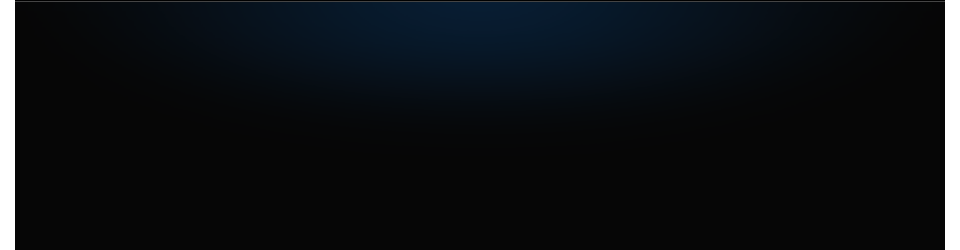
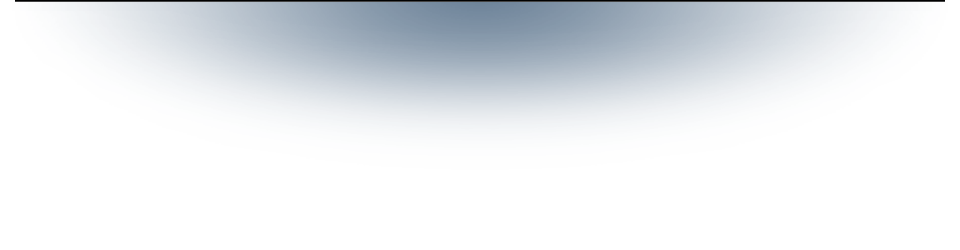
Revision of a layered (960, 250) image; what changed, layer by layer:
hid "Layer 1" over (15, 2, 945, 250)
